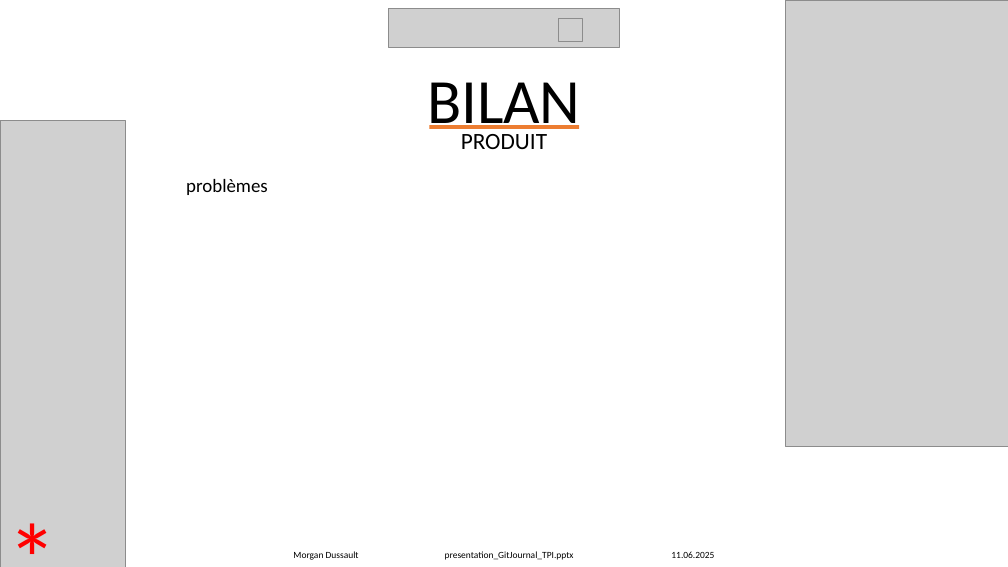
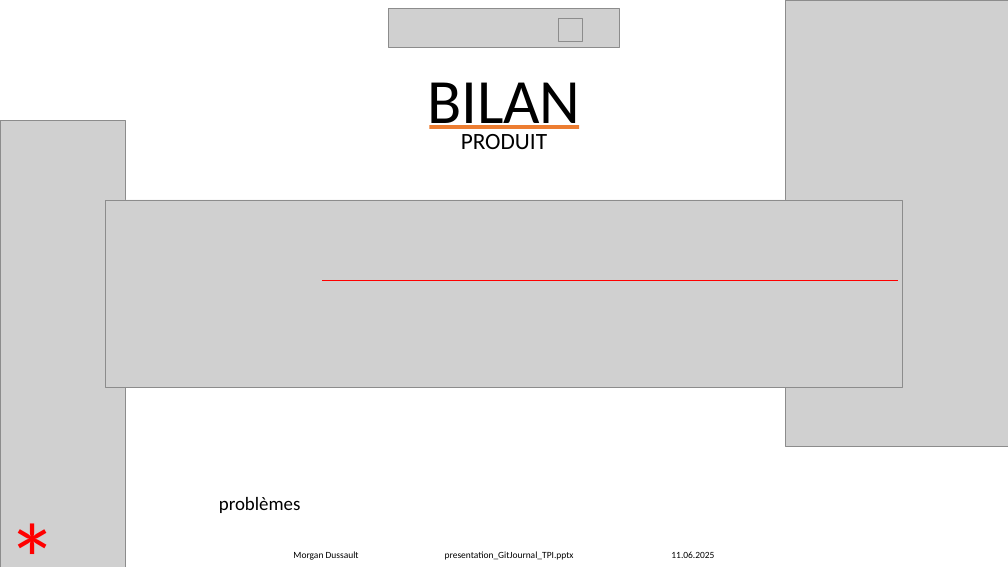
Before and after one commit to Morgan-DD/GitJournal, a slide deck: slide 31 of presentation/presentation_GitJournal_TPI.pptx. Drawn at 1008x567 pixels with LibreOffice and Linux fonts; fonts in the diff are those of the drawing; grey boxes stand for pictures. Boxes give left, top, right and bottom in pixels: in the first picture for what was removed or moved away, otherwise in the second. Text is boxed around its words. In the diff, an @@ line names an element or a change of style, - is before the commit and + after.

```diff
--- a/presentation/presentation_GitJournal_TPI.pptx
+++ b/presentation/presentation_GitJournal_TPI.pptx
@@ picture added at [106,200,903,388] @@
@@ line added from (322, 280) to (898, 280), #FF0000 0.75 pt @@
@@ text "problèmes": place and size @@
-text "problèmes" at [186,179,268,195]
+text "problèmes" at [219,497,301,513]
```
Also in this commit, not shown: 3 other slides changed, 3 other files.
